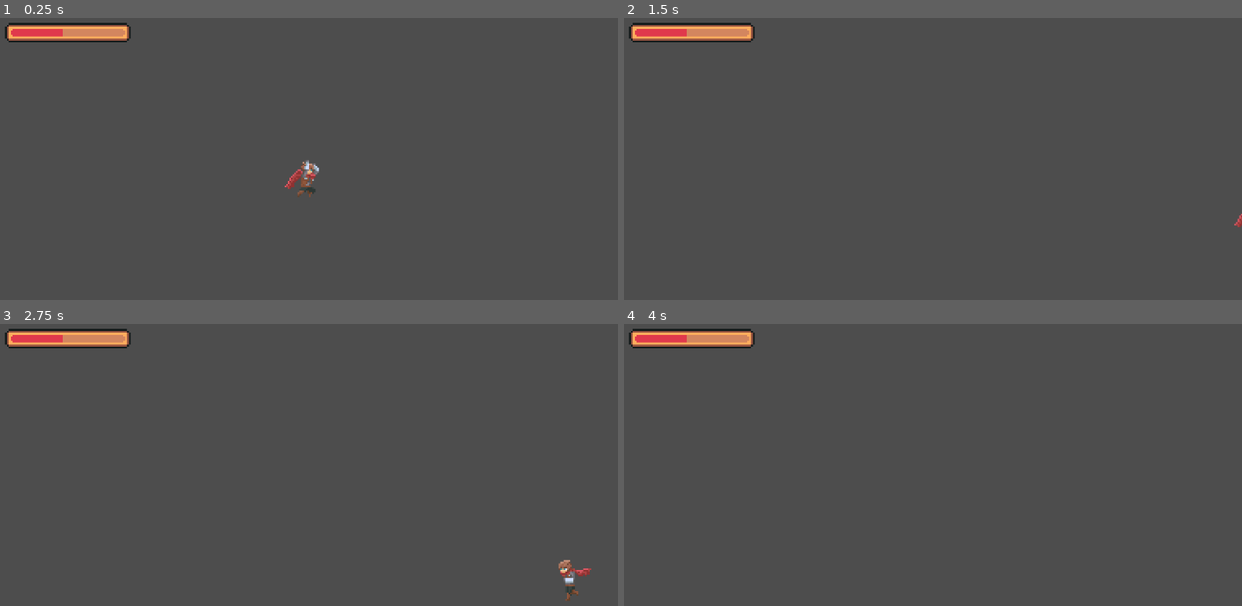
Above: before the commit, frames 1-4 (two rows, left to right).
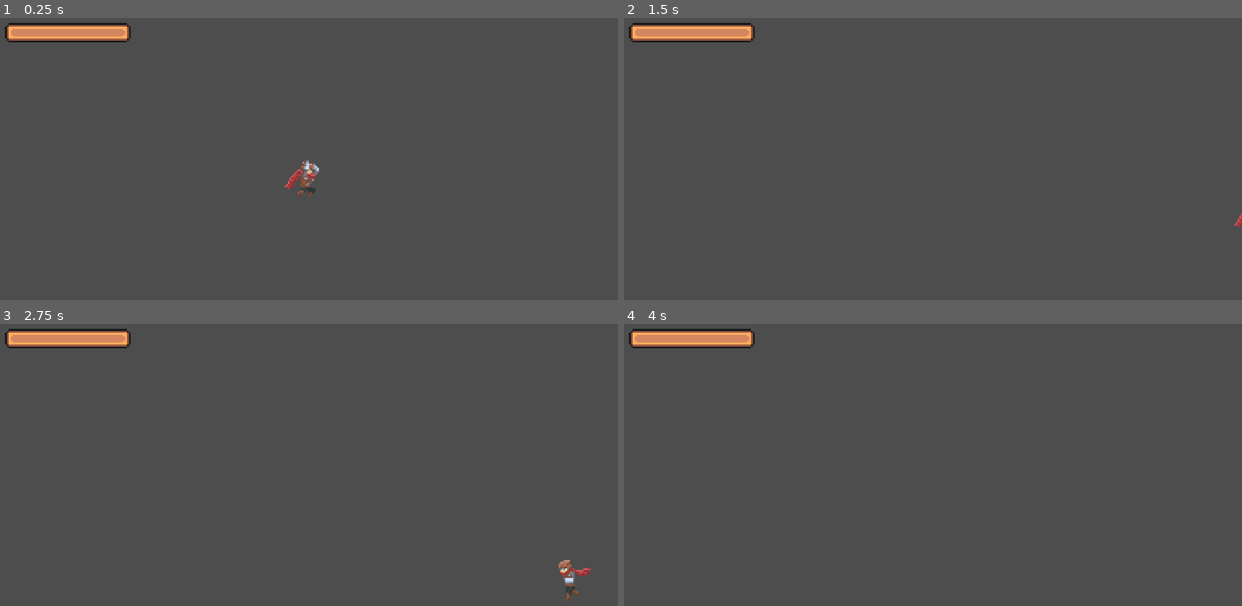
Above: after the commit, the same moments.

Repository: jas-wei/pirate-jam
Game: Godot game, scene res://scenes/level1.1.tscn
The game is run twice, just before and just after one commit, with the same random seed, the same clock (stepped at 60 frames per second) and the same inputs. Before the commit the project starts from res://scenes/level1.tscn.
Inputs:
- Up to frame 1 (0.25 s): no input
- Up to frame 2 (1.5 s): hold D (right) from 0.53 s (still down); tap Space (jump) at 0.77 s
- Up to frame 3 (2.75 s): tap Space (jump) at 1.52 s; tap Enter at 2 s; release D (right) at 2.03 s; hold A (left) from 2.03 s (still down)
- Up to frame 4 (4 s): release A (left) at 2.78 s; hold D (right) from 2.78 s (still down); tap Space (jump) at 3.02, 3.5, 3.77 s

The runs differ from the first frame. In frame 1, 0.2% of the frame differs, in the area x 1-11%, y 3-7%; in frame 2, 0.2%; in frame 3, 0.2%; in frame 4, 0.2%.

Commit message:
accidentally made changes to main, but should be good

Diff:
--- a/pirate-jam/project.godot
+++ b/pirate-jam/project.godot
@@ -11,9 +11,10 @@
 [application]
 
 config/name="pirate-jam"
-run/main_scene="res://scenes/level1.tscn"
+run/main_scene="res://scenes/level1.1.tscn"
 config/features=PackedStringArray("4.3", "Mobile")
 config/icon="res://assets/icon.svg"
+<<<<<<<Updatedupstreamrun/main_scene="res://scenes/level1.tscn"
 
 [input]
 
--- /dev/null
+++ b/pirate-jam/scenes/level1.1.tscn
@@ -0,0 +1,24 @@
+[gd_scene load_steps=5 format=3 uid="uid://bmcv1y5y2bwtf"]
+
+[ext_resource type="PackedScene" uid="uid://d2ruo5rx0buok" path="res://scenes/player.tscn" id="1_t20pi"]
+[ext_resource type="PackedScene" uid="uid://dei38ql3tcmiy" path="res://scenes/health_bar.tscn" id="2_3dd0l"]
+[ext_resource type="Script" path="res://scripts/health_bar.gd" id="3_v2xew"]
+
+[sub_resource type="WorldBoundaryShape2D" id="WorldBoundaryShape2D_3l6wv"]
+
+[node name="level1" type="Node2D"]
+
+[node name="player" parent="." instance=ExtResource("1_t20pi")]
+position = Vector2(-2, -33)
+
+[node name="StaticBody2D" type="StaticBody2D" parent="."]
+
+[node name="CollisionShape2D" type="CollisionShape2D" parent="StaticBody2D"]
+position = Vector2(3, 84)
+shape = SubResource("WorldBoundaryShape2D_3l6wv")
+
+[node name="Camera2D" type="Camera2D" parent="."]
+zoom = Vector2(2.1, 2.1)
+
+[node name="health_bar" parent="." instance=ExtResource("2_3dd0l")]
+script = ExtResource("3_v2xew")
--- a/pirate-jam/scenes/player.tscn
+++ b/pirate-jam/scenes/player.tscn
@@ -108,7 +108,7 @@
 light_mask = 2
 sprite_frames = SubResource("SpriteFrames_k8v11")
 animation = &"jump"
-frame_progress = 0.47903
+frame_progress = 0.00161637
 
 [node name="CollisionShape2D" type="CollisionShape2D" parent="."]
 shape = SubResource("CircleShape2D_i8i8k")
--- a/pirate-jam/scripts/player.gd
+++ b/pirate-jam/scripts/player.gd
@@ -6,7 +6,7 @@
 const JUMP_VELOCITY = -400.0
 
 @export var maxHealth = 30
-@onready var currentHealth = 14
+@onready var currentHealth = 0
 
 @onready var animated_sprite_2d: AnimatedSprite2D = $AnimatedSprite2D
 
Not shown, changed: pirate-jam/assets/Adventurer/Individual Sprites/adventurer-attack1-00.png.import
Not shown, changed: pirate-jam/assets/Adventurer/Individual Sprites/adventurer-attack1-01.png.import
Not shown, changed: pirate-jam/assets/Adventurer/Individual Sprites/adventurer-attack1-02.png.import
Not shown, changed: pirate-jam/assets/Adventurer/Individual Sprites/adventurer-attack1-03.png.import
Not shown, changed: pirate-jam/assets/Adventurer/Individual Sprites/adventurer-attack1-04.png.import
Not shown, changed: pirate-jam/assets/Adventurer/Individual Sprites/adventurer-attack2-00.png.import
Not shown, changed: pirate-jam/assets/Adventurer/Individual Sprites/adventurer-attack2-01.png.import
Not shown, changed: pirate-jam/assets/Adventurer/Individual Sprites/adventurer-attack2-02.png.import
Not shown, changed: pirate-jam/assets/Adventurer/Individual Sprites/adventurer-attack2-03.png.import
Not shown, changed: pirate-jam/assets/Adventurer/Individual Sprites/adventurer-attack2-04.png.import
Not shown, changed: pirate-jam/assets/Adventurer/Individual Sprites/adventurer-attack2-05.png.import
Not shown, changed: pirate-jam/assets/Adventurer/Individual Sprites/adventurer-attack3-00.png.import
(and 65 more such lines)
